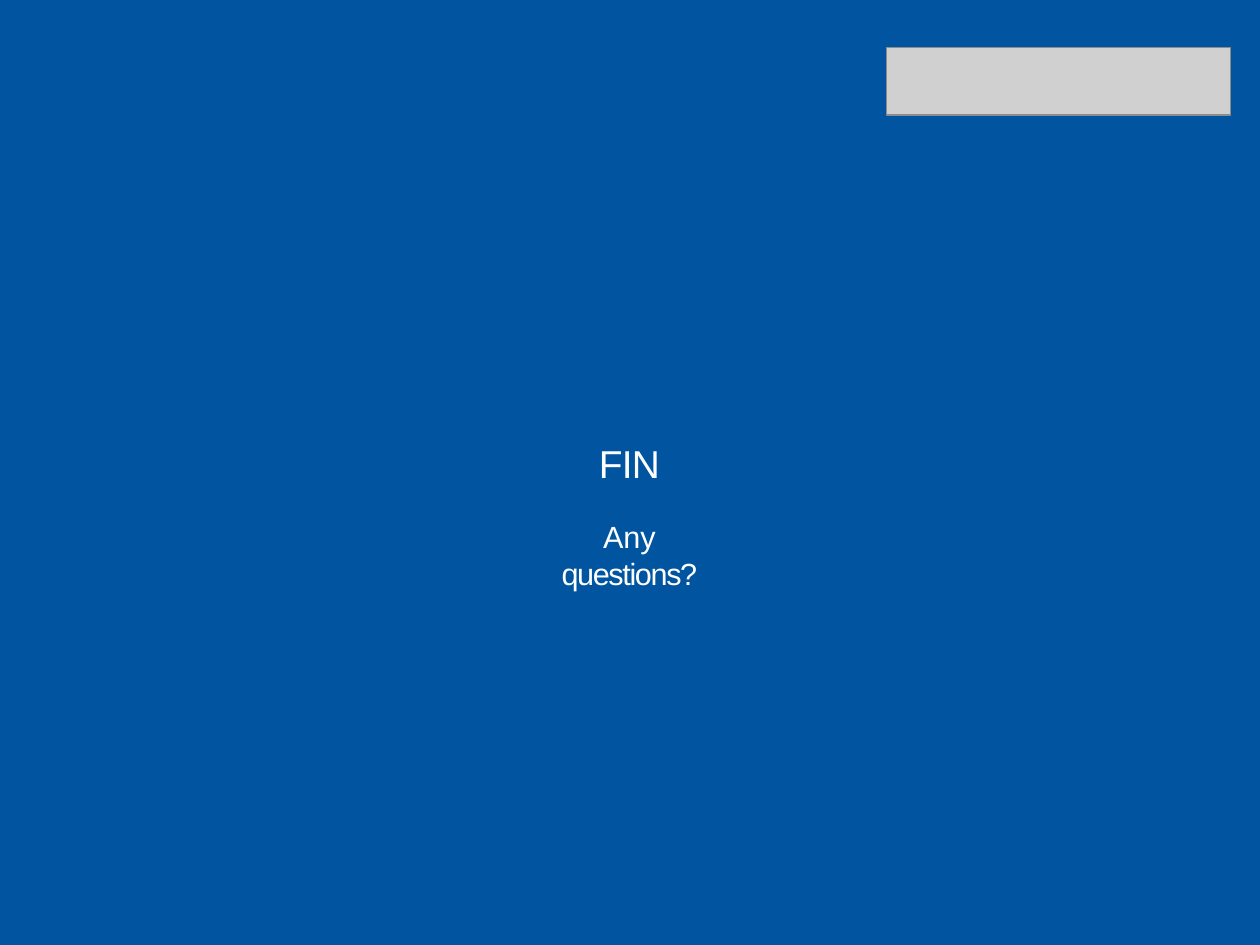
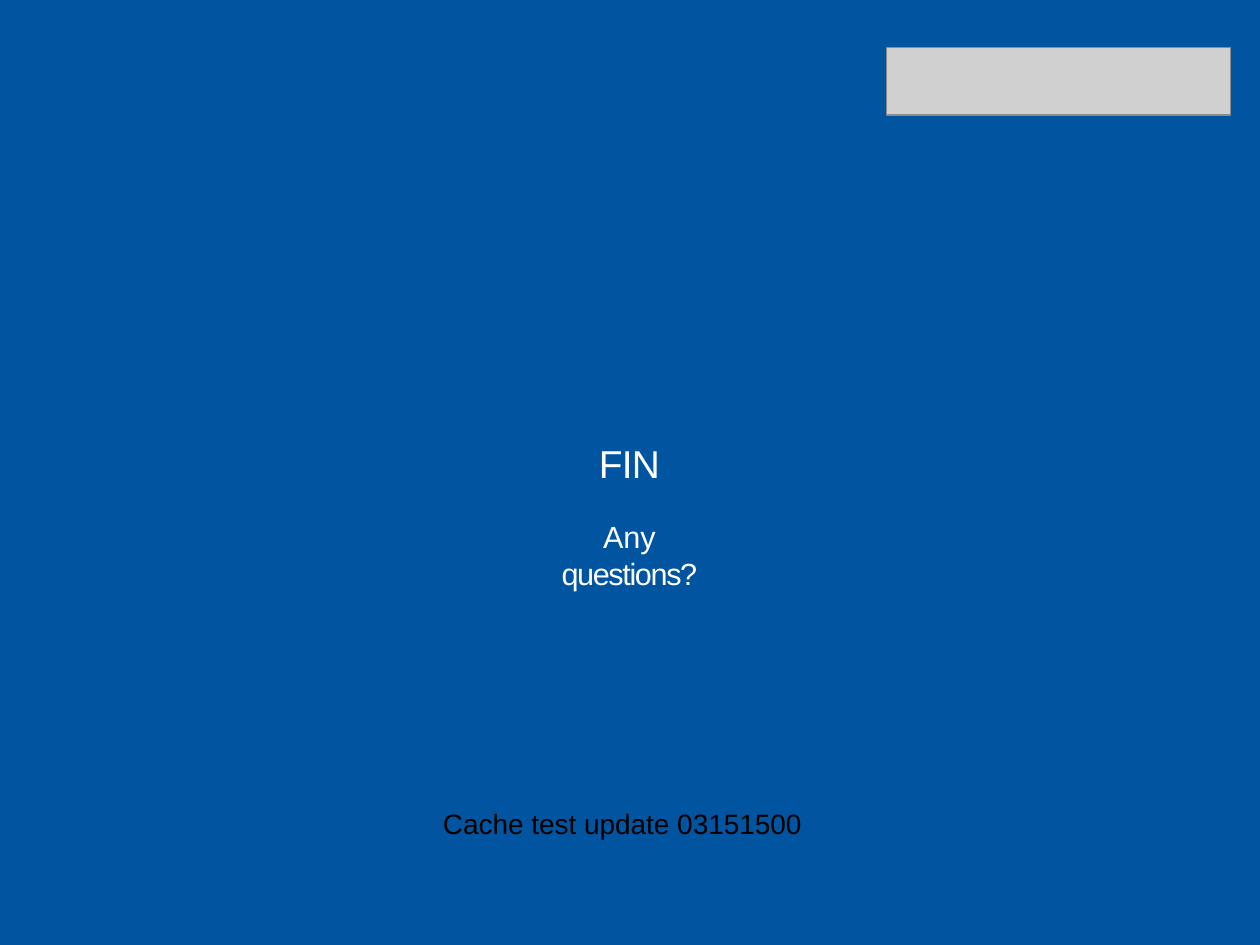
Before and after one commit to daichou03/DBS-slide-tut-25, a slide deck: slide 16 of week_1/week_1.pptx. Drawn at 1260x945 pixels with LibreOffice and Linux fonts; fonts in the diff are those of the drawing; grey boxes stand for pictures; background and template pictures are left out. Boxes give left, top, right and bottom in pixels: in the first picture for what was removed or moved away, otherwise in the second. Text is boxed around its words. In the diff, an @@ line names an element or a change of style, - is before the commit and + after.

Commit message:
Cache test update

```diff
--- a/week_1/week_1.pptx
+++ b/week_1/week_1.pptx
@@ text added at [443, 813, 801, 839], 16 pt, text #000000 @@
+Cache test update 03151500
```
